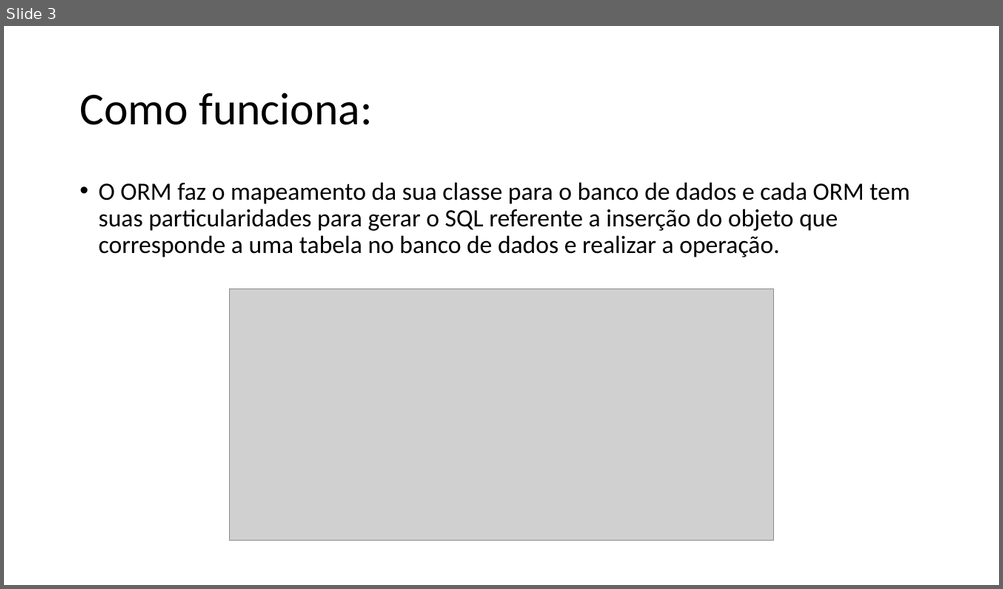
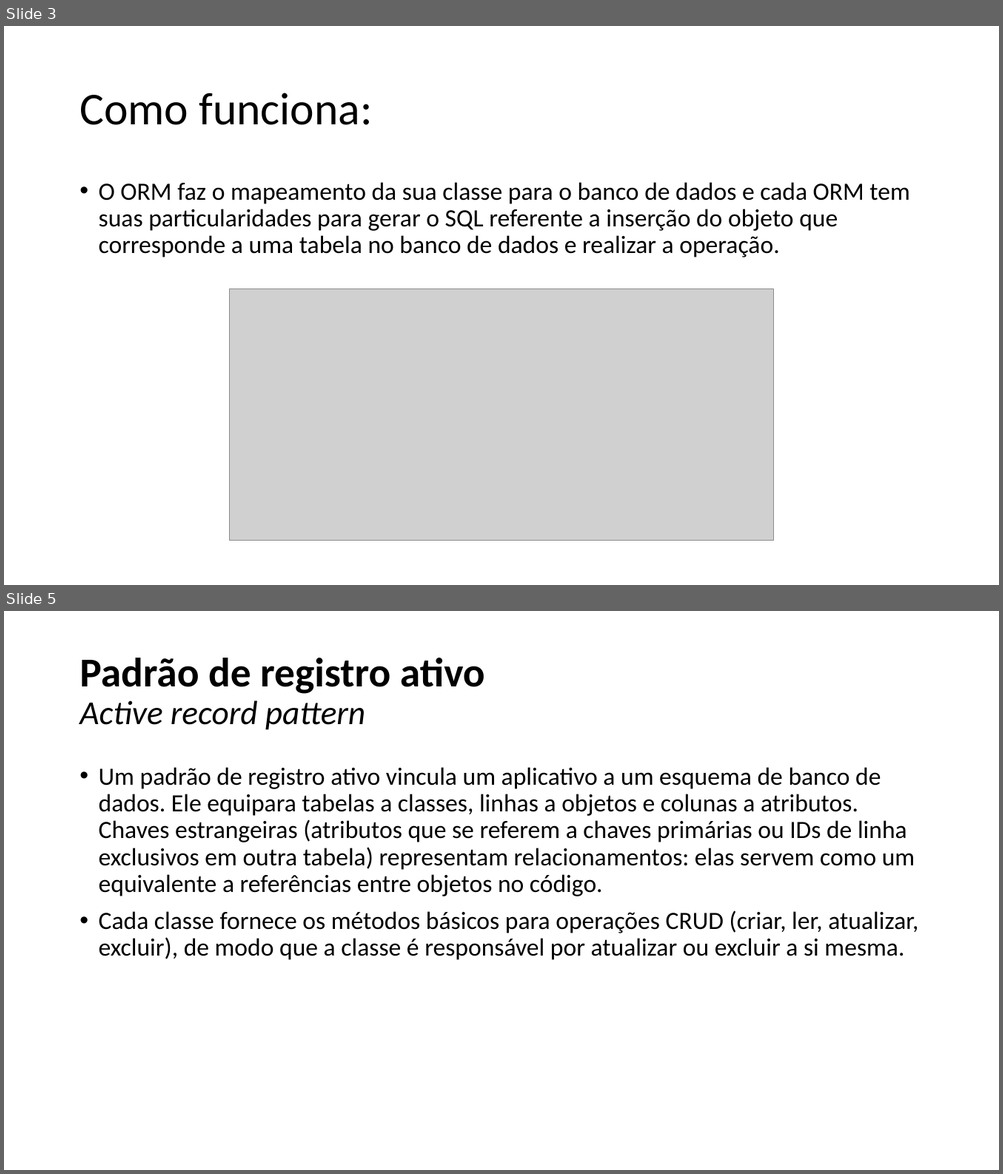
Before and after one commit to muriloHx/trabalho-mvc, a slide deck: slides/ORM.pptx. Shown one above the other, each under a label of ours: slide 3 before the commit, slides 3 and 5 after it; the slides between them are not shown. The pictures are 1003x589 and 1003x1174 pixels, drawn with LibreOffice and Linux fonts; fonts in the diff are those of the drawing; grey boxes stand for pictures. Boxes give left, top, right and bottom in pixels: in the first picture for what was removed or moved away, otherwise in the second. Text is boxed around its words. In the diff, an @@ line names an element or a change of style, - is before the commit and + after.

```diff
--- a/slides/ORM.pptx
+++ b/slides/ORM.pptx
@@ slide 5 added at bbox=[4, 611, 999, 1170], background #FFFFFF @@
@@ title added at bbox=[79, 658, 485, 730], 39.6 pt, text #000000, bold @@
+Padrão de registro ativo
+Active record pattern
@@ text added at bbox=[99, 767, 918, 960], 24 pt, text #000000 @@
+• Um padrão de registro ativo vincula um aplicativo a um esquema de banco de dados. Ele equipara tabelas a classes, linhas a objetos e colunas a atributos. Chaves estrangeiras (atributos que se referem a chaves primárias ou IDs de linha exclusivos em outra tabela) representam relacionamentos: elas servem como um equivalente a referências entre objetos no código.
+• Cada classe fornece os métodos básicos para operações CRUD (criar, ler, atualizar, excluir), de modo que a classe é responsável por atualizar ou excluir a si mesma.
```
Also in this commit, not shown: 1 slide changed, 4 other slides added.
